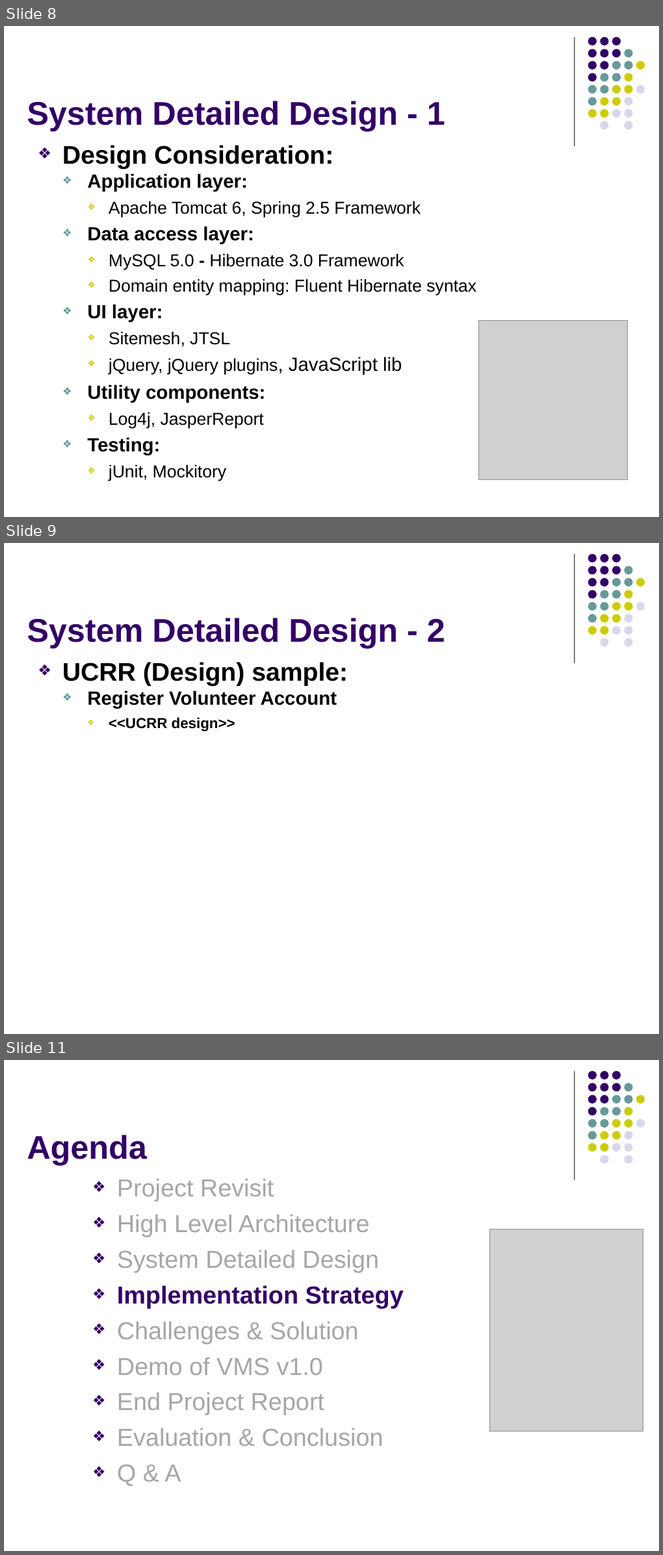
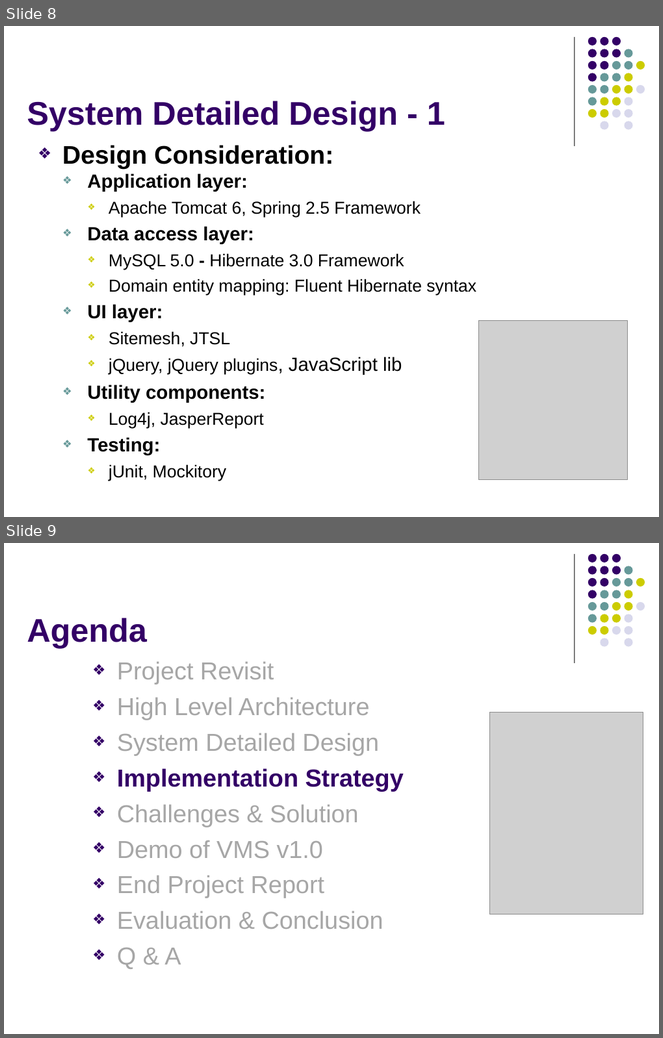
Before and after one commit to imireasa/mtech-se18-t08s, a slide deck: docs/W-9 Working Document/W-9.3 Presentation Slides/Phase 3/vms_presentation_3_v0.1.pptx. Shown one above the other, each under a label of ours: slides 8, 9 and 11 before the commit, slides 8 and 9 after it; the slides between them are not shown. The pictures are 663x1555 and 663x1038 pixels, drawn with LibreOffice and Linux fonts; fonts in the diff are those of the drawing; grey boxes stand for pictures. Boxes give left, top, right and bottom in pixels: in the first picture for what was removed or moved away, otherwise in the second. Text is boxed around its words. In the diff, an @@ line names an element or a change of style, - is before the commit and + after.

```diff
--- a/docs/W-9 Working Document/W-9.3 Presentation Slides/Phase 3/vms_presentation_3_v0.1.pptx
+++ b/docs/W-9 Working Document/W-9.3 Presentation Slides/Phase 3/vms_presentation_3_v0.1.pptx
@@ slide 9 removed at box(4, 543, 659, 1034), background #FFFFFF; not listed: 32 template elements that a slide beside it also shows @@
@@ title removed at box(27, 618, 445, 648) @@
-System Detailed Design - 2
@@ text removed at box(62, 662, 348, 731) @@
-❖ UCRR (Design) sample:
-  ❖ Register Volunteer Account
-    ❖ <<UCRR design>>
@@ what was slide 11 is now slide 9 @@
```
Also in this commit, not shown: 5 slides changed, 3 slides added, 2 other slides removed.
